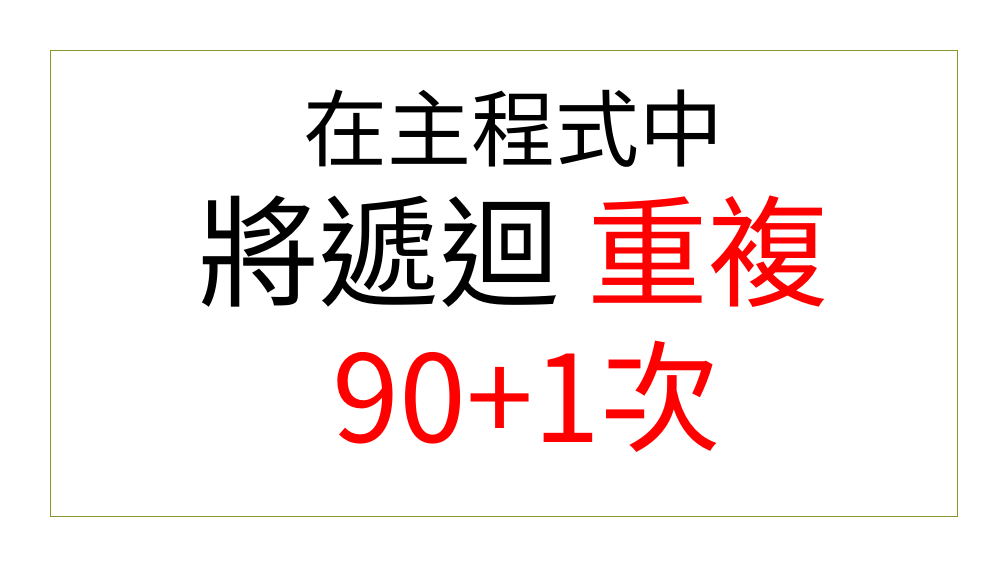
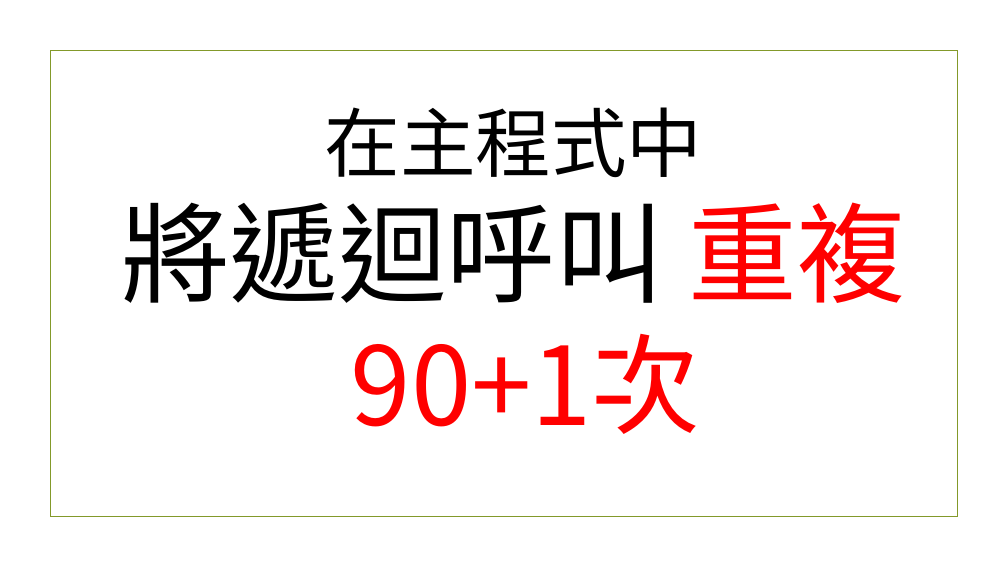
Before and after one commit to beardad1975/py4t, a slide deck: slide 37 of 課程資料/專題-海龜與樹/海龜與樹程式簡報.pptx (slide 34 before the commit). Drawn at 1008x567 pixels with LibreOffice and Linux fonts; fonts in the diff are those of the drawing; background and template pictures are left out. Boxes give left, top, right and bottom in pixels: in the first picture for what was removed or moved away, otherwise in the second. Text is boxed around its words. In the diff, an @@ line names an element or a change of style, - is before the commit and + after.

```diff
--- a/課程資料/專題-海龜與樹/海龜與樹程式簡報.pptx
+++ b/課程資料/專題-海龜與樹/海龜與樹程式簡報.pptx
@@ title at (x1=121, y1=107, x2=906, y2=434): text changed; size 115 to 103.5 pt @@
-在主程式中
-將遞迴 重複
-90+1次
+在主程式中
+將遞迴呼叫 重複
+90+1次
```
Also in this commit, not shown: 14 other slides changed, 27 slides added, 21 other files.
